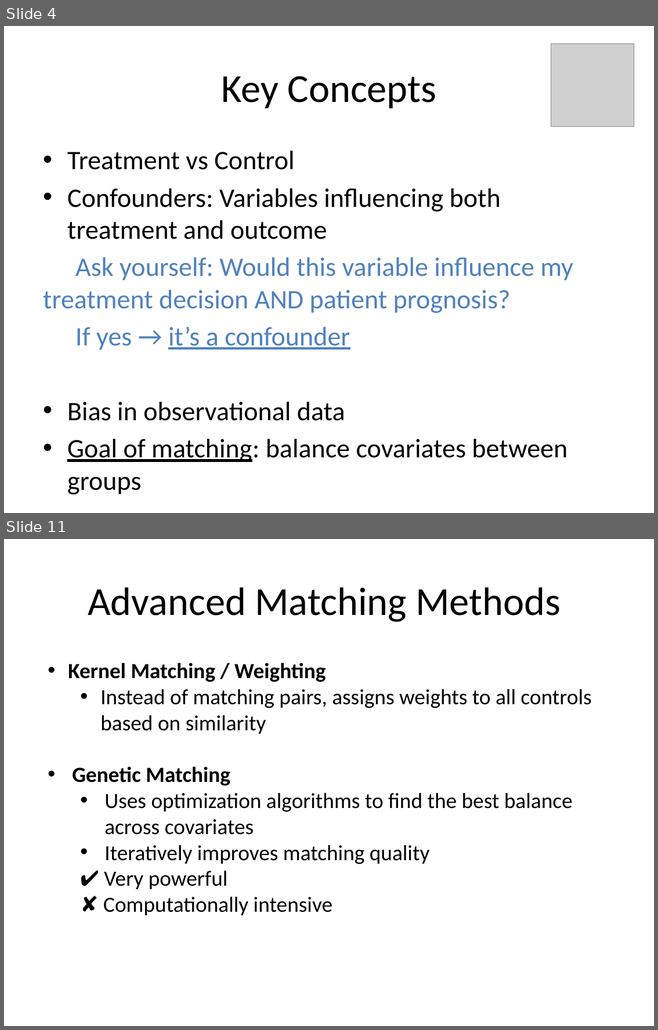
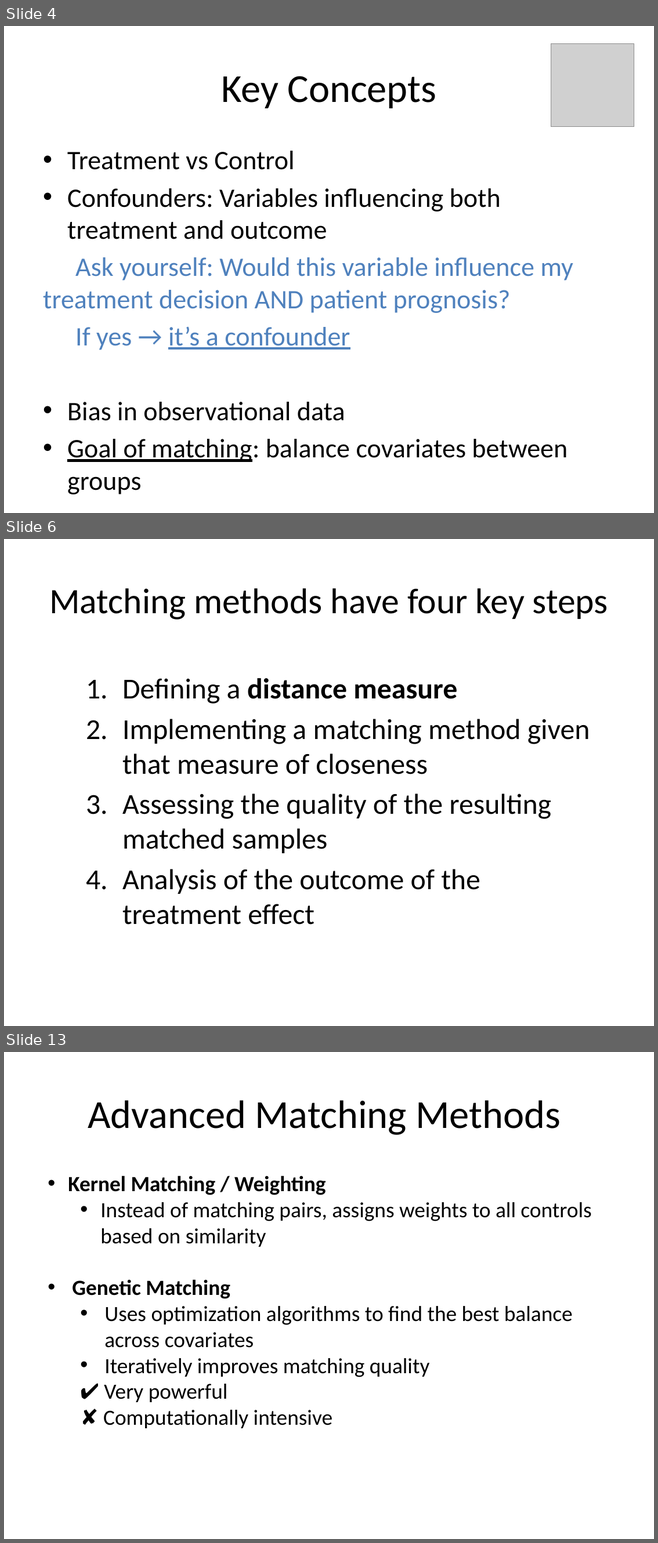
Before and after one commit to cartercompbio/PSTP_bootcamp_2026, a slide deck: Modules/Day_5/MatchingAlgorithms_Lecture.pptx. Shown one above the other, each under a label of ours: slides 4 and 11 before the commit, slides 4, 6 and 13 after it; the slides between them are not shown. The pictures are 658x1030 and 658x1543 pixels, drawn with LibreOffice and Linux fonts; fonts in the diff are those of the drawing; grey boxes stand for pictures. Boxes give left, top, right and bottom in pixels: in the first picture for what was removed or moved away, otherwise in the second. Text is boxed around its words. In the diff, an @@ line names an element or a change of style, - is before the commit and + after.

```diff
--- a/Modules/Day_5/MatchingAlgorithms_Lecture.pptx
+++ b/Modules/Day_5/MatchingAlgorithms_Lecture.pptx
@@ slide 6 added at (4,539,654,1026), background #FFFFFF @@
@@ title added at (49,588,608,620), 39.6 pt, text #000000 @@
+Matching methods have four key steps
@@ text added at (122,678,590,925), 32 pt, text #000000 @@
+1. Defining a distance measure
+2. Implementing a matching method given that measure of closeness
+3. Assessing the quality of the resulting matched samples
+4. Analysis of the outcome of the treatment effect
@@ what was slide 11 is now slide 13 @@
```
Also in this commit, not shown: 8 slides changed, 2 other slides added.
